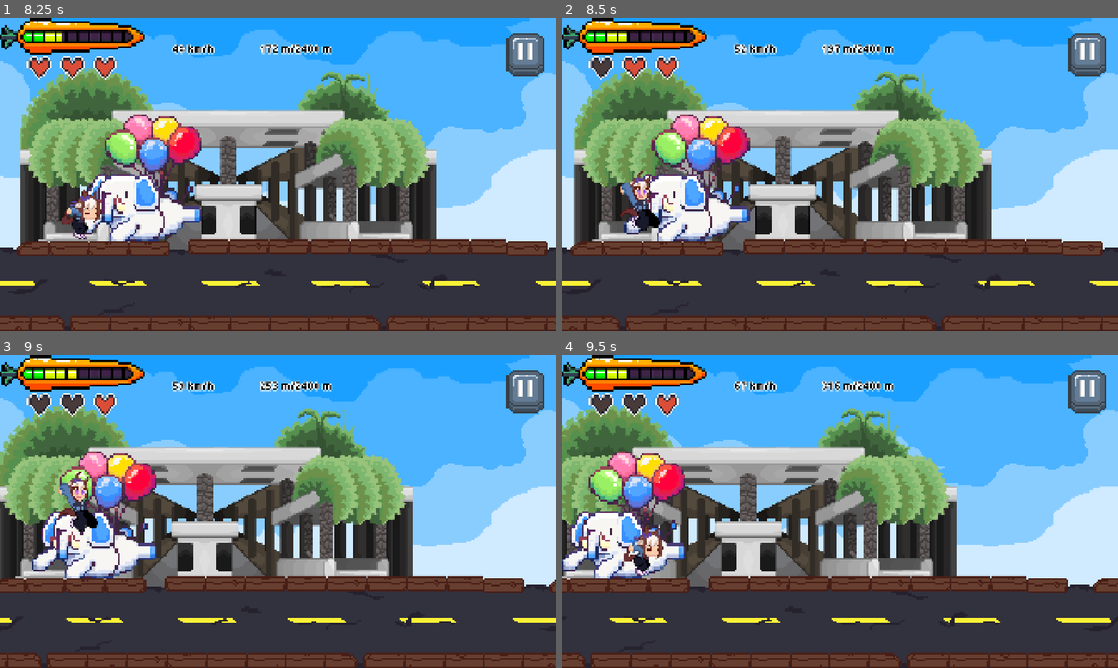
Above: before the commit, frames 1-4 (two rows, left to right).
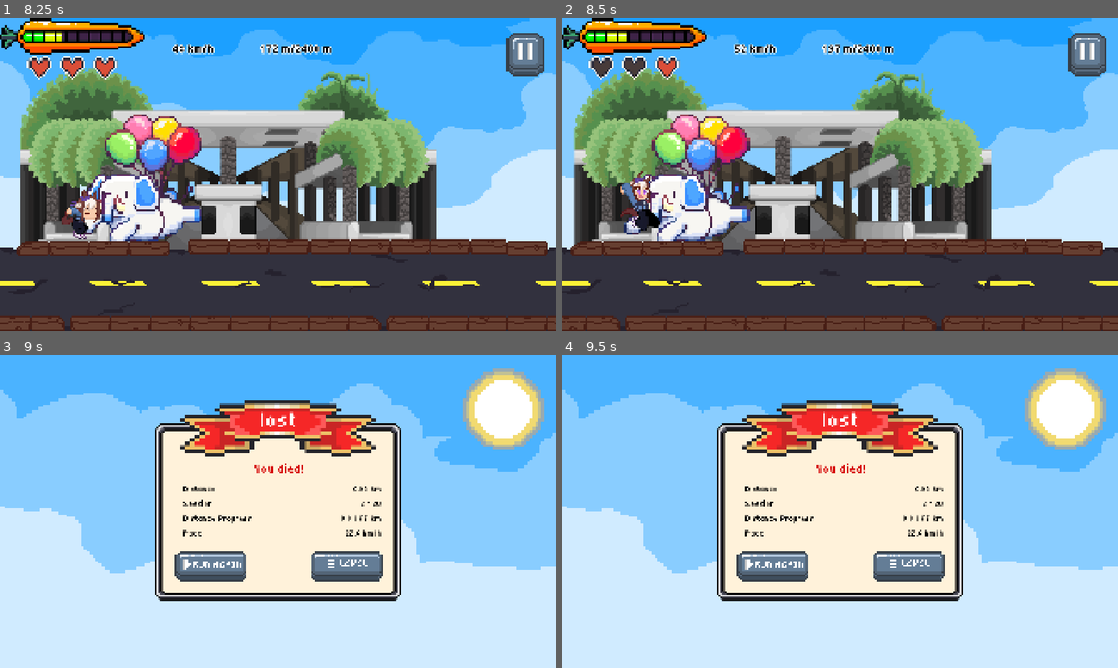
Above: after the commit, the same moments.

Repository: sbxte/sparta26-gamedev
Game: Godot game, scene res://scenes/ui/main_menu.tscn
The game is run twice, just before and just after one commit, with the same random seed, the same clock (stepped at 60 frames per second) and the same inputs.
Inputs (mouse positions are in pixels of both pictures, inside the frame that each line leads up to):
- Up to frame 1 (8.25 s): click (283, 202) at 0.5 s; click (278, 174) at 1.25 s; hold Shift (boost) 2.03-2.78 s; hold Up (ui_up) 2.03-3.53 s; tap Shift (boost) every 1.5 s from 2.85 to 7.35 s; hold Down (ui_down) 3.53-4.28 s; hold Shift (boost) 3.53-4.28 s; hold Up (ui_up) 4.28-5.78 s; hold Shift (boost) 5.03-5.78 s; hold Down (ui_down) 5.78-6.53 s; tap Up (ui_up) at 6.02, 7.52 s; hold Up (ui_up) 6.53-7.28 s; hold Shift (boost) 6.53-7.28 s; hold Down (ui_down) from 7.28 s (still down); hold Shift (boost) from 8.03 s (still down)
- Up to frame 2 (8.5 s): keep holding Down (ui_down); keep holding Shift (boost); tap Up (ui_up) at 8.27 s
- Up to frame 3 (9 s): release Down (ui_down) at 8.78 s; release Shift (boost) at 8.78 s; hold Up (ui_up) from 8.78 s (still down); tap Shift (boost) at 8.85 s
- Up to frame 4 (9.5 s): keep holding Up (ui_up)

Frame 1 is identical in both runs. In frame 2, 0.1% of the frame differs, in the area x 11-15%, y 13-19%; in frame 3, 86%, in the area x 0-100%, y 0-100%; in frame 4, 85%.

Commit message:
fix: add second player hitbox to get hit by roga

Diff:
--- a/scripts/player/player.gd
+++ b/scripts/player/player.gd
@@ -61,6 +61,19 @@
 
 	hitbox.add_child(hitbox_shape)
 	hitbox.area_entered.connect(_on_obstacle_entered)
+
+	# hitbox that will be disabled during slide
+	var hitbox2 = Area2D.new()
+	hitbox2.name = "PlayerHitBox2"
+	add_child(hitbox2)
+	var hitbox2_shape = CollisionShape2D.new()
+	hitbox2.position.y = -64
+	hitbox2_shape.shape = box
+
+	hitbox.add_child(hitbox_shape)
+	hitbox.area_entered.connect(_on_obstacle_entered)
+	hitbox2.add_child(hitbox2_shape)
+	hitbox2.area_entered.connect(_on_obstacle_entered)
 func hit():
 	health = health-1
 	EventManager.emit_signal("player_hit", health)
